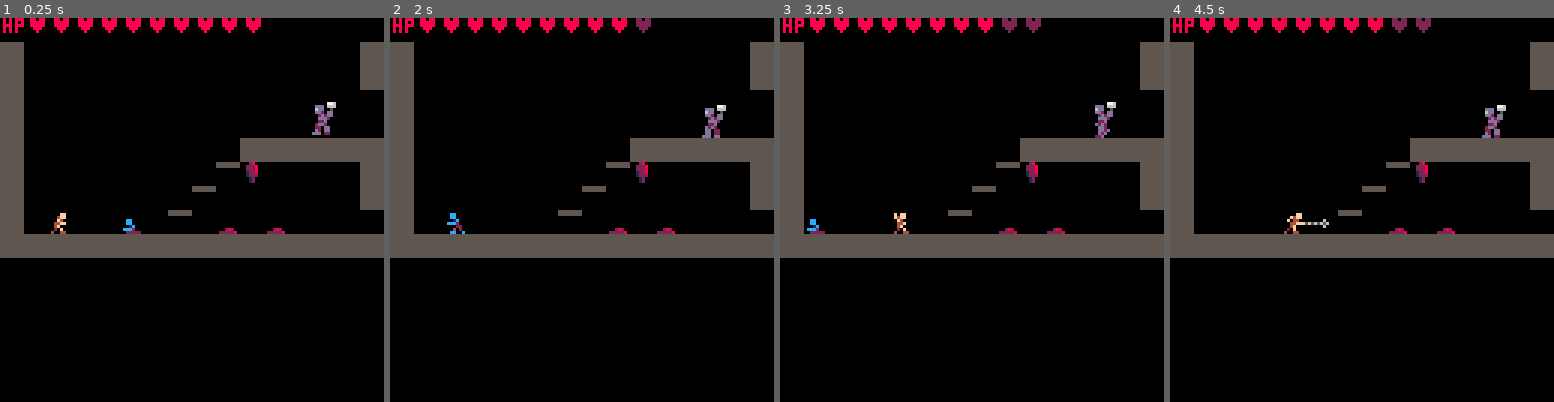
Above: before the commit, frames 1-4 (left to right).
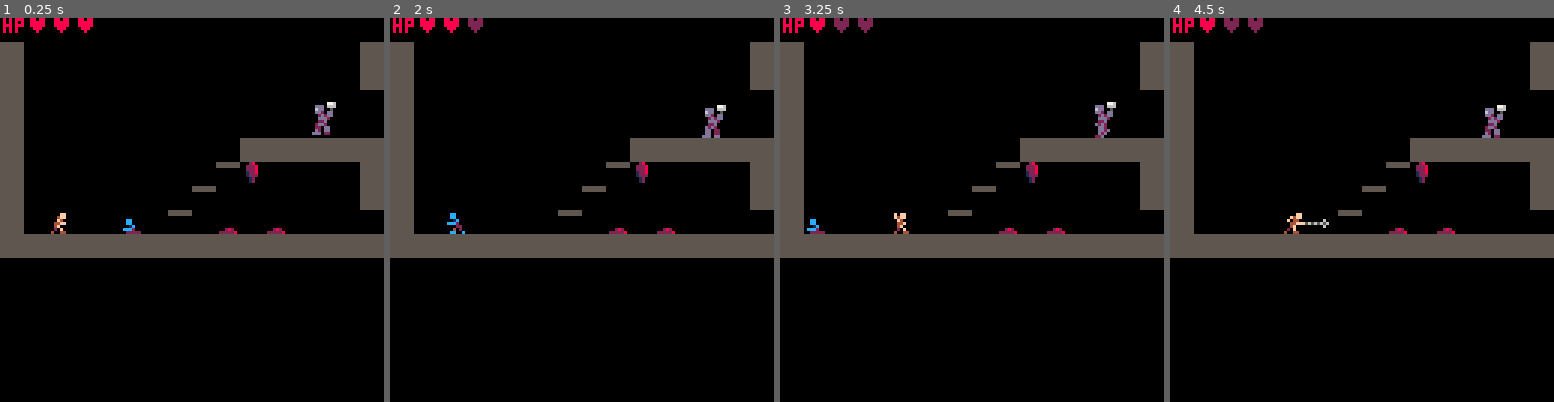
Above: after the commit, the same moments.

Repository: AddisonMink/fortrebosque
Game: PICO-8 cartridge main.p8
Two runs of this game, one before a commit and one after it. Both use one fixed random seed, a clock stepped at 60 frames per second and the inputs below.
Inputs:
- Up to frame 1 (0.25 s): no input
- Up to frame 2 (2 s): tap X (X key) at 0.33, 1.07, 1.85 s; tap O (Z key) at 0.7, 1.7 s; hold Right from 1.6 s (still down)
- Up to frame 3 (3.25 s): release Right at 2.1 s; tap O (Z key) at 2.1, 2.5, 2.9 s; hold Right 2.47-3.03 s; tap X (X key) at 2.97 s; hold Left from 3.08 s (still down)
- Up to frame 4 (4.5 s): tap O (Z key) at 3.3, 3.7, 4.1 s; release Left at 3.58 s; hold Right from 4.02 s (still down); tap X (X key) at 4.08 s

The runs differ from the first frame. In frame 1, 0.8% of the frame differs, in the area x 26-68%, y 0-4%; in frame 2, 0.9%; in frame 3, 1.0%, in the area x 14-68%, y 0-4%; in frame 4, 1.0%.

Commit message:
add on_death function to clean up child entities.

Diff:
--- a/knight.lua
+++ b/knight.lua
@@ -88,6 +88,11 @@
         hitbox = hitbox_new("enemy", 3, { x = 2, y = -4, w = 6, h = 6 }),
         hurtbox = hurtbox_new("player", 1, { x = 2, y = -4, w = 6, h = 12 }),
         anim = walk_anim,
-        update = state_machine_new("walk", state_map)
+        update = state_machine_new("walk", state_map),
+        on_death = function(me, entities)
+            if weapon then
+                del(entities, weapon)
+            end
+        end
     }
 end
--- a/main.p8
+++ b/main.p8
@@ -20,8 +20,7 @@
 		end
 	end
 
-	player.body.x = 16
-	player.body.y = 48 + 80
+	player = player_new(16, 48 + 80)
 	room = room_map["0,1"]
 	room.init(player)
 	state = "play"
--- a/player.lua
+++ b/player.lua
@@ -1,4 +1,4 @@
-function player_behavior_new()
+function player_new(x, y)
     -- constants
     local idle_anim = { frames = { 16 }, fps = 1 }
     local walk_anim = { frames = { 16, 17, 18, 17 }, fps = 4 }
@@ -113,12 +113,15 @@
         end
     }
 
-    return state_machine_new("idle", state_map)
+    return {
+        body = body_new(x, y, 0, 0, 1, true),
+        hitbox = hitbox_new("player", 3),
+        anim = { frames = { 16 }, fps = 1 },
+        update = state_machine_new("idle", state_map),
+        on_death = function(me, entities)
+            if weapon then
+                del(entities, weapon)
+            end
+        end
+    }
 end
-
-player = {
-    body = body_new(16, 48, 0, 0, 1, true),
-    hitbox = hitbox_new("player", 10),
-    anim = { frames = { 16 }, fps = 1 },
-    update = player_behavior_new()
-}
--- a/room.lua
+++ b/room.lua
@@ -69,6 +69,9 @@
 
             for e in all(entities) do
                 if e.hitbox and e.hitbox.hp <= 0 then
+                    if e.on_death then
+                        e.on_death(e, entities)
+                    end
                     del(entities, e)
                 end
             end
